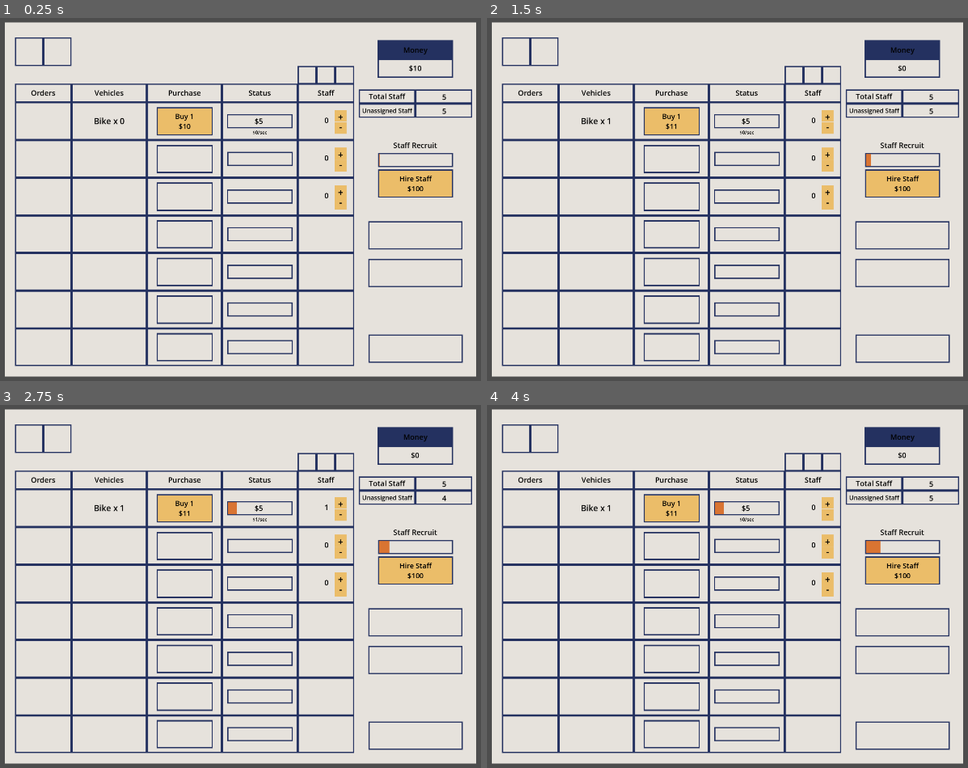
Above: before the commit, frames 1-4 (two rows, left to right).
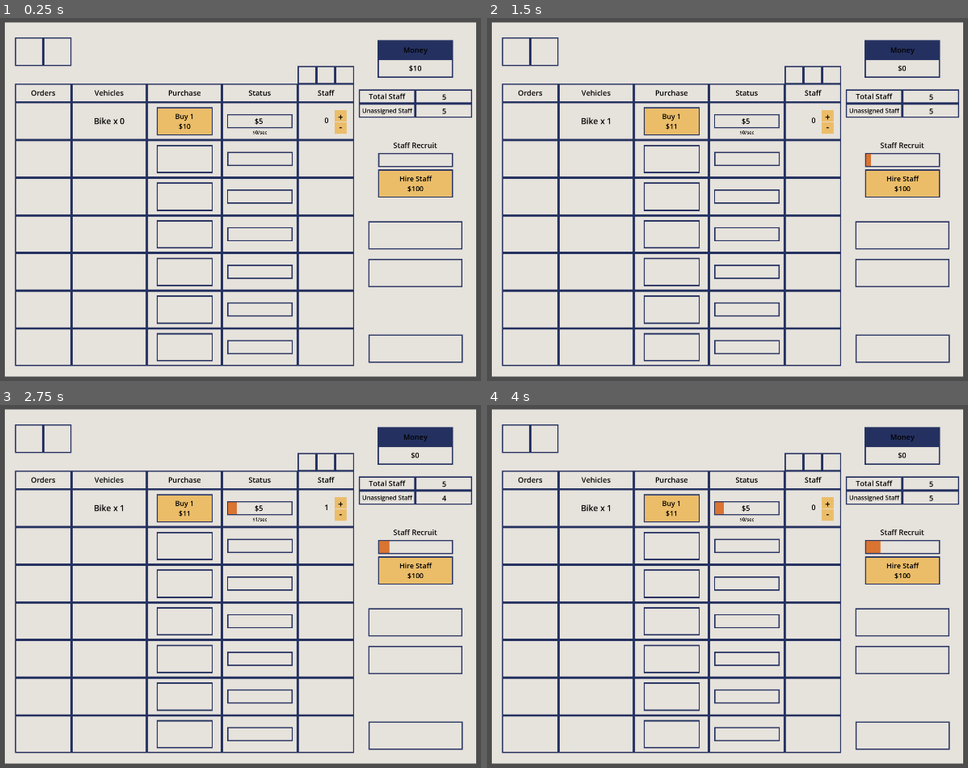
Above: after the commit, the same moments.

Repository: ethan-berkowitz/logistics
Game: Godot game, scene res://scenes/game.tscn
The game is run twice, just before and just after one commit, with the same random seed, the same clock (stepped at 60 frames per second) and the same inputs.
Inputs:
- Up to frame 1 (0.25 s): no input
- Up to frame 2 (1.5 s): click "Buy 1 $10" at 0.5 s; click "Buy 1 $11" at 1.25 s
- Up to frame 3 (2.75 s): click "+" at 2 s
- Up to frame 4 (4 s): click "-" at 2.75 s; click "Hire Staff $100" at 3.5 s

The runs differ from the first frame. In frame 1, 0.4% of the frame differs, in the area x 67-73%, y 35-53%; in frame 2, 0.4%; in frame 3, 0.4%; in frame 4, 0.4%.

Commit message:
added remaining vehicles

Diff:
--- a/scenes/game.tscn
+++ b/scenes/game.tscn
@@ -78,6 +78,30 @@
 offset_right = -58.0
 offset_bottom = 34.0
 
+[node name="PlanePurchase" parent="Main/Buttons" instance=ExtResource("3_kbxrh")]
+offset_left = -241.0
+offset_top = 75.0
+offset_right = -58.0
+offset_bottom = 162.0
+
+[node name="BoatPurchase" parent="Main/Buttons" instance=ExtResource("3_kbxrh")]
+offset_left = -241.0
+offset_top = 203.0
+offset_right = -58.0
+offset_bottom = 290.0
+
+[node name="TrainPurchase" parent="Main/Buttons" instance=ExtResource("3_kbxrh")]
+offset_left = -241.0
+offset_top = 331.0
+offset_right = -58.0
+offset_bottom = 418.0
+
+[node name="PortalPurchase" parent="Main/Buttons" instance=ExtResource("3_kbxrh")]
+offset_left = -241.0
+offset_top = 459.0
+offset_right = -58.0
+offset_bottom = 546.0
+
 [node name="VehicleLabels" type="Node2D" parent="Main"]
 position = Vector2(-40, 0)
 
@@ -101,6 +125,34 @@
 offset_right = -282.0
 offset_bottom = 50.0
 text = "Truck x 0"
+
+[node name="PlaneLabel" parent="Main/VehicleLabels" instance=ExtResource("4_csleg")]
+offset_left = -530.0
+offset_top = 58.0
+offset_right = -282.0
+offset_bottom = 178.0
+text = "Plane x 0"
+
+[node name="BoatLabel" parent="Main/VehicleLabels" instance=ExtResource("4_csleg")]
+offset_left = -530.0
+offset_top = 187.0
+offset_right = -282.0
+offset_bottom = 307.0
+text = "Boat x 0"
+
+[node name="TrainLabel" parent="Main/VehicleLabels" instance=ExtResource("4_csleg")]
+offset_left = -530.0
+offset_top = 314.0
+offset_right = -282.0
+offset_bottom = 434.0
+text = "Train x 0"
+
+[node name="PortalLabel" parent="Main/VehicleLabels" instance=ExtResource("4_csleg")]
+offset_left = -529.0
+offset_top = 442.0
+offset_right = -281.0
+offset_bottom = 562.0
+text = "Portal x 0"
 
 [node name="OtherLabels" type="Node2D" parent="Main"]
 position = Vector2(-40, 0)
@@ -132,6 +184,30 @@
 offset_right = -98.872
 offset_bottom = -53.504
 
+[node name="PlaneStatusBar" parent="Main/Status" instance=ExtResource("6_nh13f")]
+offset_left = -41.0
+offset_top = 98.0
+offset_right = -98.872
+offset_bottom = 74.496
+
+[node name="BoatStatusBar" parent="Main/Status" instance=ExtResource("6_nh13f")]
+offset_left = -41.0
+offset_top = 226.0
+offset_right = -98.872
+offset_bottom = 202.496
+
+[node name="TrainStatusBar" parent="Main/Status" instance=ExtResource("6_nh13f")]
+offset_left = -41.0
+offset_top = 354.0
+offset_right = -98.872
+offset_bottom = 330.496
+
+[node name="PortalStatusBar" parent="Main/Status" instance=ExtResource("6_nh13f")]
+offset_left = -41.0
+offset_top = 482.0
+offset_right = -97.872
+offset_bottom = 458.496
+
 [node name="Staff" type="Node2D" parent="Main"]
 position = Vector2(-40, 0)
 
@@ -152,6 +228,30 @@
 offset_top = -48.0
 offset_right = 400.0
 offset_bottom = -8.0
+
+[node name="PlaneStaff" parent="Main/Staff" instance=ExtResource("7_67hdm")]
+offset_left = 360.0
+offset_top = 80.0
+offset_right = 400.0
+offset_bottom = 120.0
+
+[node name="BoatStaff" parent="Main/Staff" instance=ExtResource("7_67hdm")]
+offset_left = 360.0
+offset_top = 208.0
+offset_right = 400.0
+offset_bottom = 248.0
+
+[node name="TrainStaff" parent="Main/Staff" instance=ExtResource("7_67hdm")]
+offset_left = 360.0
+offset_top = 336.0
+offset_right = 400.0
+offset_bottom = 376.0
+
+[node name="PortalStaff" parent="Main/Staff" instance=ExtResource("7_67hdm")]
+offset_left = 360.0
+offset_top = 464.0
+offset_right = 400.0
+offset_bottom = 504.0
 
 [node name="UnassignedStaff" parent="Main/Staff" instance=ExtResource("5_3bjag")]
 offset_left = 640.0
--- a/scripts/main.gd
+++ b/scripts/main.gd
@@ -22,6 +22,26 @@
 @onready var truck_status_bar: ProgressBar = $Status/TruckStatusBar
 @onready var truck_staff = $Staff/TruckStaff
 
+@onready var plane_purchase = $Buttons/PlanePurchase
+@onready var plane_label = $VehicleLabels/PlaneLabel
+@onready var plane_status_bar = $Status/PlaneStatusBar
+@onready var plane_staff = $Staff/PlaneStaff
+
+@onready var boat_purchase = $Buttons/BoatPurchase
+@onready var boat_label = $VehicleLabels/BoatLabel
+@onready var boat_status_bar = $Status/BoatStatusBar
+@onready var boat_staff = $Staff/BoatStaff
+
+@onready var train_purchase = $Buttons/TrainPurchase
+@onready var train_label = $VehicleLabels/TrainLabel
+@onready var train_status_bar = $Status/TrainStatusBar
+@onready var train_staff = $Staff/TrainStaff
+
+@onready var portal_purchase = $Buttons/PortalPurchase
+@onready var portal_label = $VehicleLabels/PortalLabel
+@onready var portal_status_bar = $Status/PortalStatusBar
+@onready var portal_staff = $Staff/PortalStaff
+
 var money := 10
 var buy_mult := 1
 var all_vehicles: Array[Vehicle]
@@ -29,6 +49,11 @@
 var bike: Vehicle
 var van: Vehicle
 var truck: Vehicle
+var plane: Vehicle
+var boat: Vehicle
+var train: Vehicle
+var portal: Vehicle
+
 
 var unassigned_staff := 5
 var total_staff := 5
@@ -46,8 +71,20 @@
 	van = Vehicle.new("Van", 20, 50, 25.0, 0, 0, 0, 0.0, true, van_label, van_status_bar, van_purchase, van_staff)
 	all_vehicles.append(van)
 
-	truck = Vehicle.new("Truck", 50, 100, 40.0, 0, 0, 0, 0.0, true, truck_label, truck_status_bar, truck_purchase, truck_staff)
+	truck = Vehicle.new("Truck", 50, 200, 50.0, 0, 0, 0, 0.0, true, truck_label, truck_status_bar, truck_purchase, truck_staff)
 	all_vehicles.append(truck)
+
+	plane = Vehicle.new("Plane", 200, 500, 100.0, 0, 0, 0, 0.0, true, plane_label, plane_status_bar, plane_purchase, plane_staff)
+	all_vehicles.append(plane)
+
+	boat = Vehicle.new("Boat", 500, 1500, 150.0, 0, 0, 0, 0.0, true, boat_label, boat_status_bar, boat_purchase, boat_staff)
+	all_vehicles.append(boat)
+
+	train = Vehicle.new("Train", 1000, 3000, 200, 0, 0, 0, 0.0, true, train_label, train_status_bar, train_purchase, train_staff)
+	all_vehicles.append(train)
+
+	portal = Vehicle.new("Portal", 2000, 10000, 500, 0, 0, 0, 0.0, true, portal_label, portal_status_bar, portal_purchase, portal_staff)
+	all_vehicles.append(portal)
 
 	hire_staff_button.pressed.connect(hire_staff)
 
@@ -136,3 +173,13 @@
 func unlock_vehicles():
 	if bike.amount >= 5:
 		van.update_disabled(false)
+	if van.amount >= 5:
+		truck.update_disabled(false)
+	if truck.amount >= 5:
+		plane.update_disabled(false)
+	if plane.amount >= 5:
+		boat.update_disabled(false)
+	if boat.amount >= 5:
+		train.update_disabled(false)
+	if train.amount >= 5:
+		portal.update_disabled(false)
--- a/scripts/vehicle.gd
+++ b/scripts/vehicle.gd
@@ -66,8 +66,10 @@
 		purchase_button.visible = false
 		label.visible = false
 		status_bar.visible = false
+		staff_control.visible = false
 	else:
 		disabled = false
 		purchase_button.visible = true
 		label.visible = true
 		status_bar.visible = true
+		staff_control.visible = true
Binary file changed: assets/logistics.aseprite
